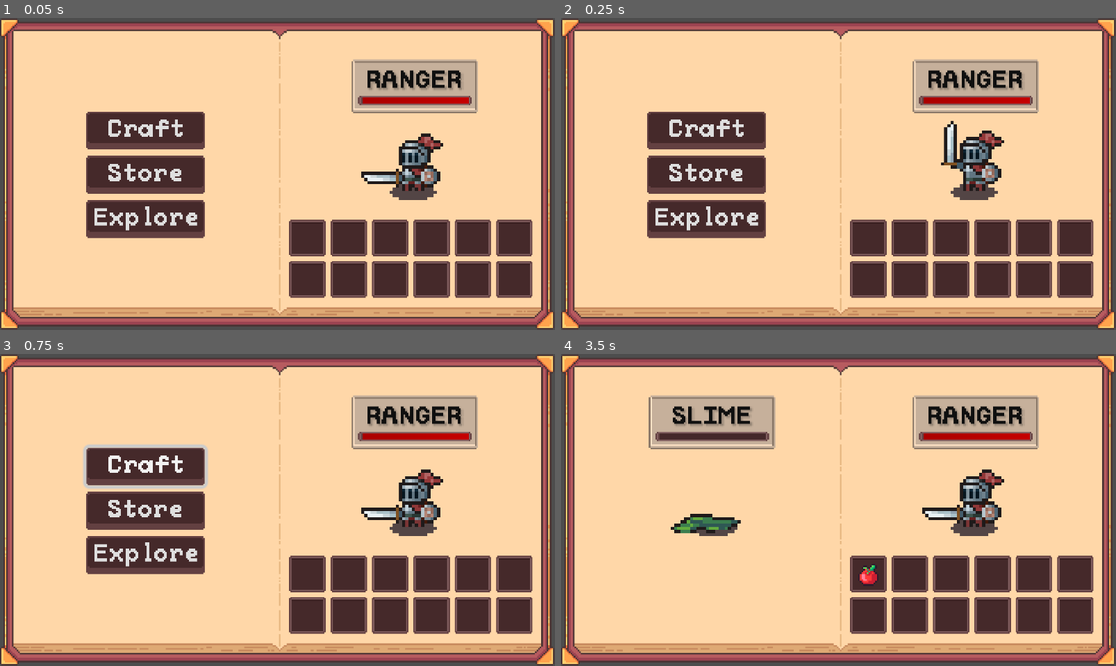
Above: before the commit, frames 1-4 (two rows, left to right).
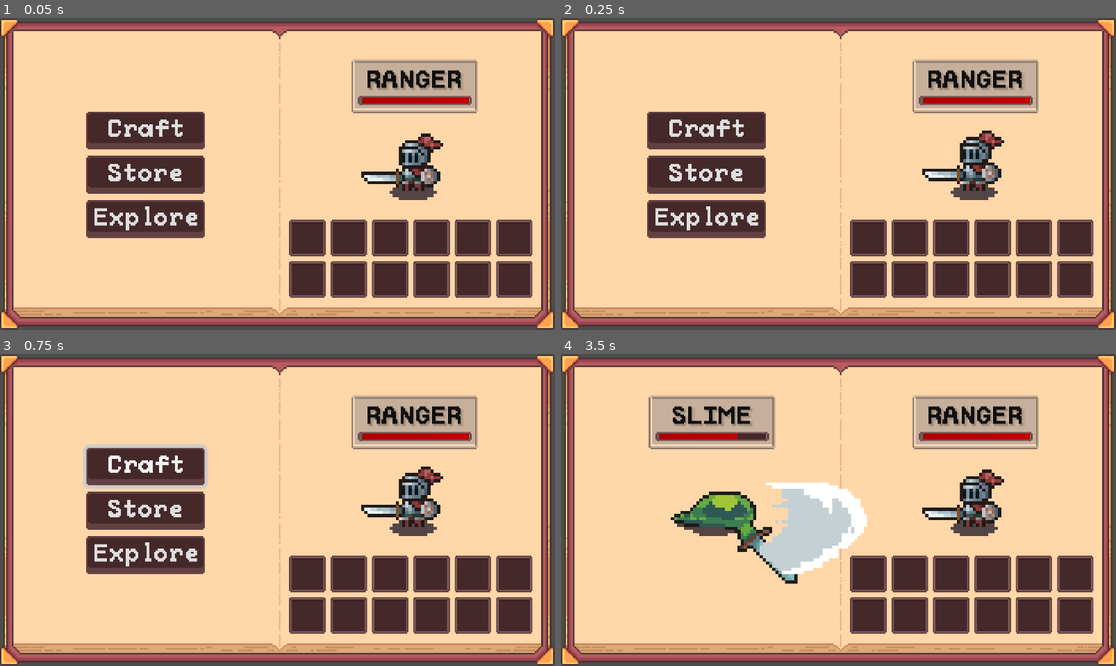
Above: after the commit, the same moments.

Repository: Blortlett/GodotIdle
Game: Godot game, scene res://Scenes/GuiNode.tscn
Two runs of this game, one before a commit and one after it. Both use one fixed random seed, a clock stepped at 60 frames per second and the inputs below.
Inputs:
- Up to frame 1 (0.05 s): no input
- Up to frame 2 (0.25 s): no input
- Up to frame 3 (0.75 s): click "Craft" at 0.5 s
- Up to frame 4 (3.5 s): click "Store" at 1.25 s; click "Explore" at 2 s; click "Sunny Meadow" at 2.75 s

Frame 1 is identical in both runs. In frame 2, 0.7% of the frame differs, in the area x 65-76%, y 32-54%; in frame 3, 1.1%; in frame 4, 6.2%, in the area x 17-57%, y 25-74%.

Commit message:
Enemies only spawn while exploring

Diff:
--- a/Character/Characters/rRanger.tres
+++ b/Character/Characters/rRanger.tres
@@ -1,6 +1,6 @@
 [gd_resource type="Resource" script_class="Character" load_steps=3 format=3 uid="uid://dg3s05hoirm13"]
 
-[ext_resource type="SpriteFrames" uid="uid://bqcrmjx5wggrq" path="res://Character/Sprites/GoodGuys/sprfWarrior.tres" id="1_r4blx"]
+[ext_resource type="SpriteFrames" uid="uid://bqcrmjx5wggrq" path="res://Character/Sprites/GoodGuys/sprfRanger.tres" id="1_r4blx"]
 [ext_resource type="Script" uid="uid://dhdrxna4ooxij" path="res://Character/scrCharacter.gd" id="2_rnd26"]
 
 [resource]
--- a/Scenes/GuiNode.tscn
+++ b/Scenes/GuiNode.tscn
@@ -26,7 +26,6 @@
 script = ExtResource("2_cbp6g")
 mSpawnableEnemies = Array[ExtResource("3_n4b4m")]([ExtResource("4_idfla"), ExtResource("5_vwlks"), ExtResource("6_4kpeb"), ExtResource("7_gc5i1")])
 mActiveCharacter = ExtResource("8_4kpeb")
-mActiveEnemyCharacter = ExtResource("4_idfla")
 metadata/_custom_type_script = "uid://dlkijgainja7j"
 
 [node name="CombatManager" type="Node" parent="."]
--- a/Scripts/GameManager/scrGameManager.gd
+++ b/Scripts/GameManager/scrGameManager.gd
@@ -26,6 +26,7 @@
 
 	# Emit signal with state type enum
 	state_changed.emit(new_state.state_type)
+
 
 # Simplified state implementations
 class HomeState extends GameState:
--- a/Scripts/scrCharacterRegister.gd
+++ b/Scripts/scrCharacterRegister.gd
@@ -5,7 +5,7 @@
 @export var mSpawnableEnemies: Array[Character];
 
 @export var mActiveCharacter: Character;
-@export var mActiveEnemyCharacter: Character;
+var mActiveEnemyCharacter: Character;
 
 @onready var mInventoryUI: InventoryUI = get_node("../InventoryUI");
 @onready var mCombatManager: CombatManager = get_node("../CombatManager");
@@ -14,15 +14,13 @@
 
 func _ready() -> void:
 	mActiveCharacter.InitCharacter();
-	mActiveEnemyCharacter.InitCharacter();
 	mInventoryUI.SetPlayerUI(mActiveCharacter);
-	mInventoryUI.SetEnemyUI(mActiveEnemyCharacter);
-	mCombatManager.BeginCombat();
 
 
 func KillEnemy() -> InvItem:
 	StartRespawnDelay();
 	var ItemLoot: InvItem = mActiveEnemyCharacter.Die();
+	mCombatManager.EndCombat();
 	return ItemLoot;
 
 
@@ -34,6 +32,13 @@
 	# Pick Random Enemy
 	var RandomEnemyInt = randi_range(0, mSpawnableEnemies.size() - 1);
 	mActiveEnemyCharacter = mSpawnableEnemies[RandomEnemyInt];
+	# Setup EnemyStats / Display
 	mActiveEnemyCharacter.InitCharacter();
+	mInventoryUI.SetEnemyUI(mActiveEnemyCharacter);
+
 	NewEnemySpawn.emit();
 	mCombatManager.BeginCombat();
+
+func ClearEnemySlot() -> void:
+	mActiveEnemyCharacter.queue_free();
+	mCombatManager.EndCombat();
--- a/UI/DestinationMenuUI/scrDestinationMenuUI.gd
+++ b/UI/DestinationMenuUI/scrDestinationMenuUI.gd
@@ -9,6 +9,7 @@
 
 # Gamestate Manager
 @onready var mGameStateManager: GameStateManager = get_tree().get_root().get_node("Node/GameStateManager")
+@onready var mCharacterRegister: CharacterRegister = get_tree().get_root().get_node("Node/CharacterRegister")
 
 # create buttons on start
 func _ready() -> void:
@@ -21,12 +22,15 @@
 # -= Button Pressed Functions =-
 func OnButtonMeadows():
 	mGameStateManager.SwapToExploringState();
+	mCharacterRegister.RespawnEnemy();
 
 func OnButtonGraveyard():
 	mGameStateManager.SwapToExploringState();
+	mCharacterRegister.RespawnEnemy();
 
 func OnButtonCanyon():
 	mGameStateManager.SwapToExploringState();
+	mCharacterRegister.RespawnEnemy();
 
 # -= Assign button press to function switch =-
 func ImplementButton(_Button: Button, _ButtonIndex: int):
